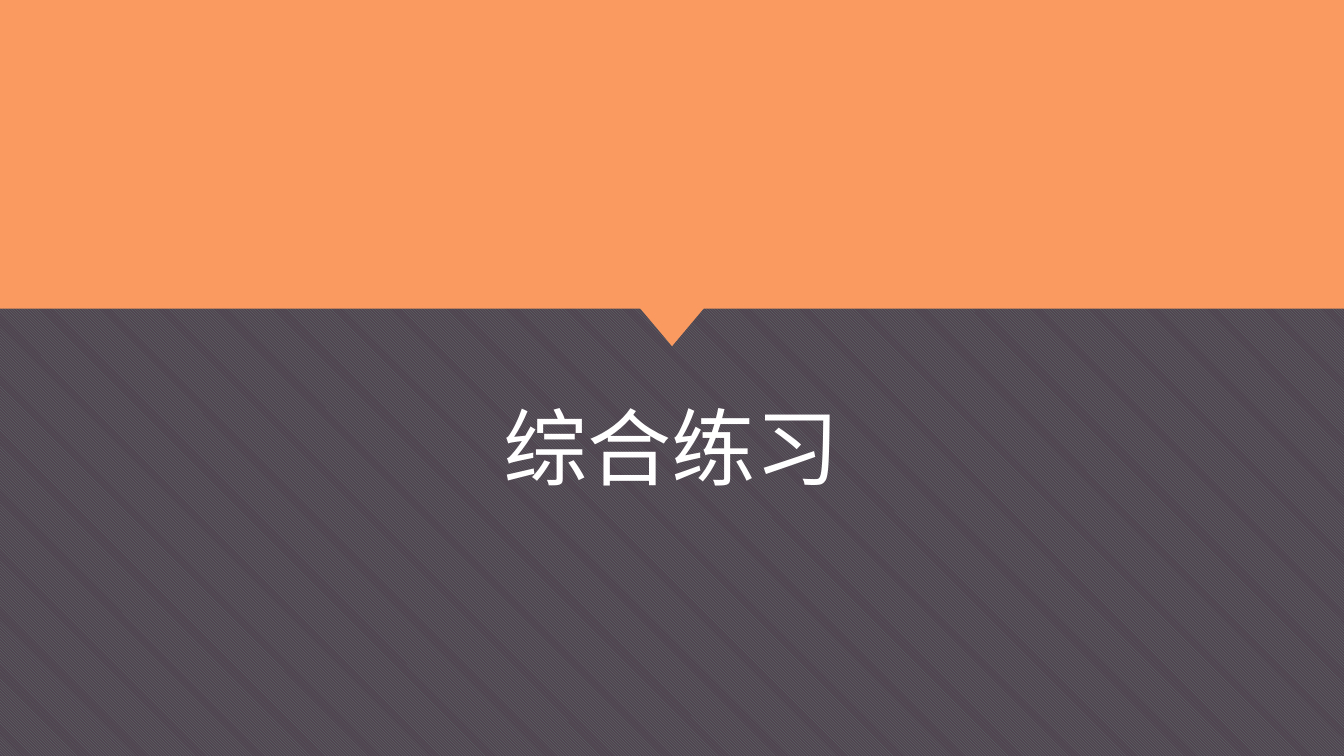
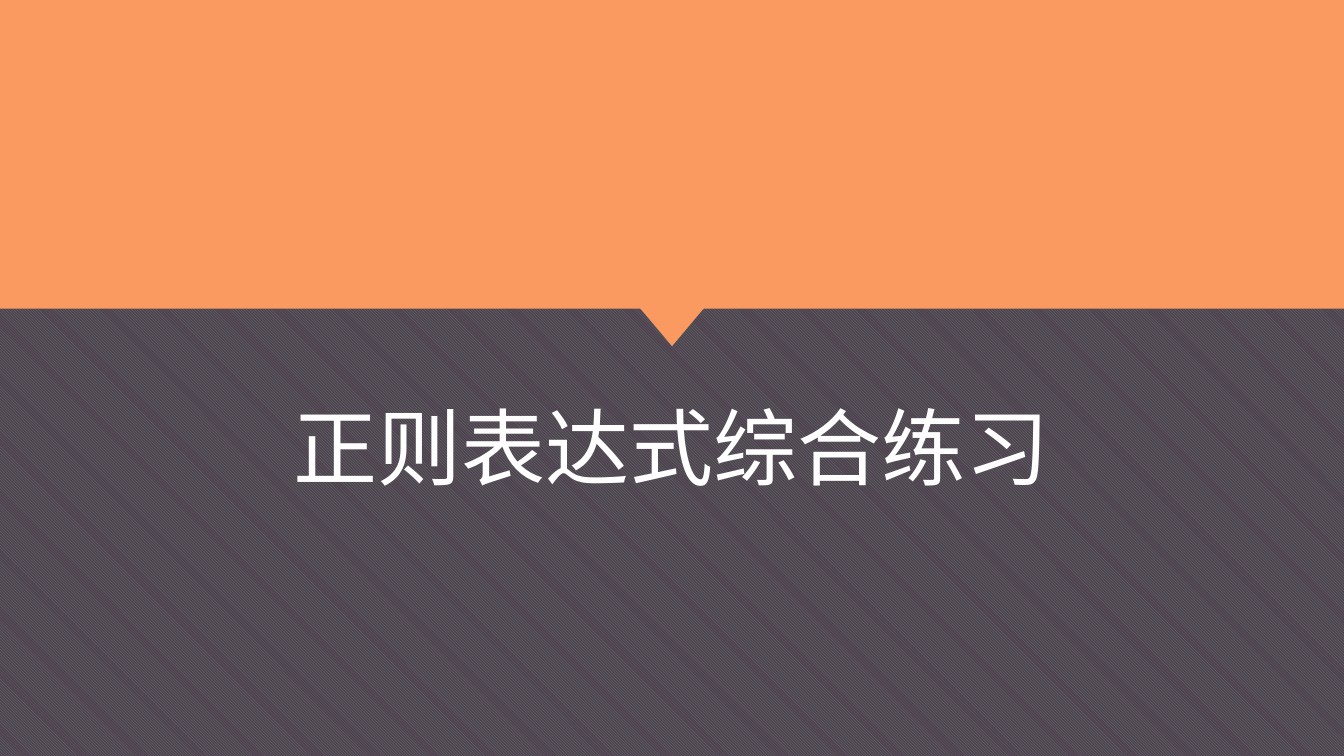
Before and after one commit to Wu-jiaming/-ppt, a slide deck: slide 30 of 正则表达式.pptx (slide 37 before the commit). Drawn at 1344x756 pixels with LibreOffice and Linux fonts; fonts in the diff are those of the drawing. Boxes give left, top, right and bottom in pixels: in the first picture for what was removed or moved away, otherwise in the second. Text is boxed around its words. In the diff, an @@ line names an element or a change of style, - is before the commit and + after.

```diff
--- a/正则表达式.pptx
+++ b/正则表达式.pptx
@@ title at [293,408,1049,486]: text changed @@
-综合练习
+正则表达式综合练习
```
Also in this commit, not shown: 15 other slides changed, 7 slides added, 6 slides removed.
